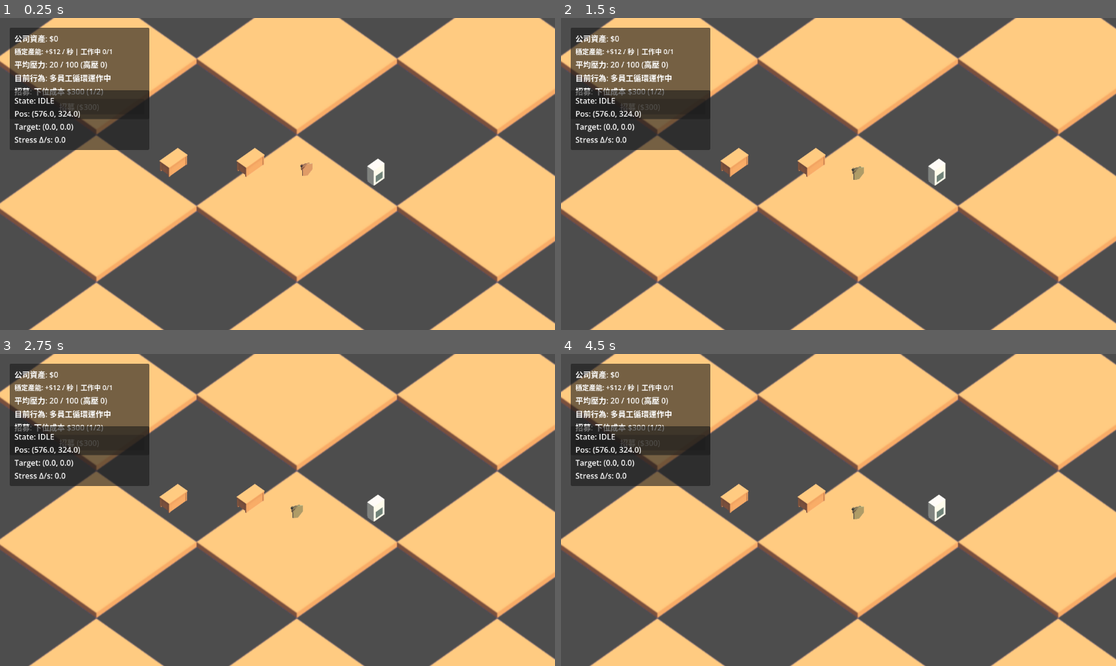
Above: before the commit, frames 1-4 (two rows, left to right).
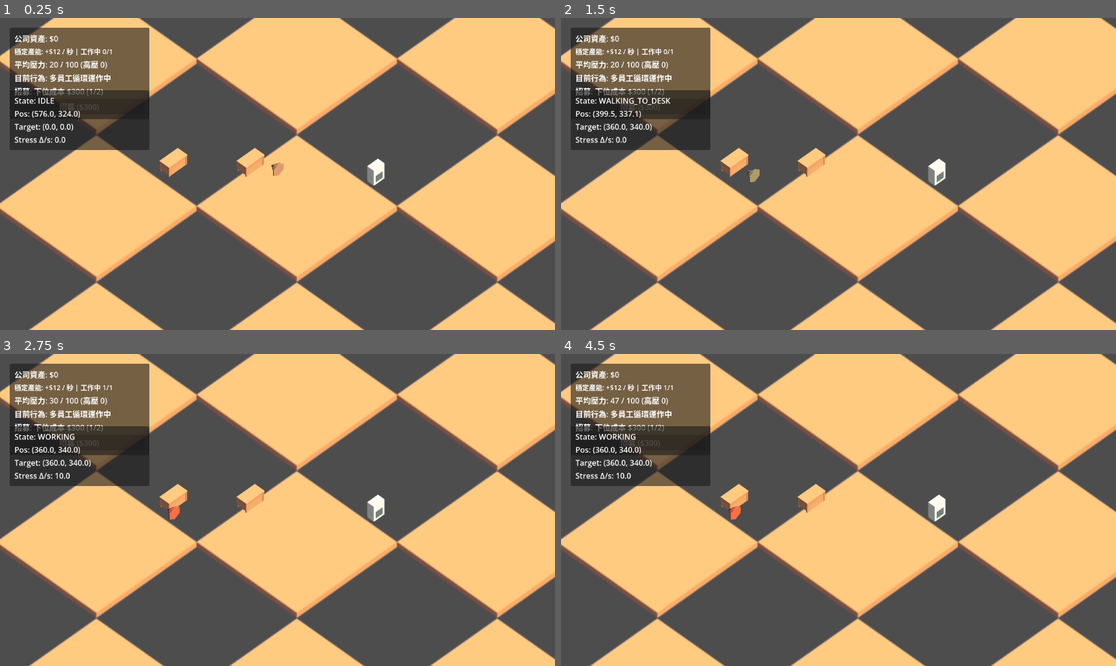
Above: after the commit, the same moments.

Repository: michaelchang-jpg/cs-tycoon
Game: Godot game, scene res://scenes/main.tscn
Same seed, same stepped clock (60 frames per second), same inputs: the game is played once before the commit and once after it.
Inputs:
- Up to frame 1 (0.25 s): no input
- Up to frame 2 (1.5 s): tap Enter at 0.5 s
- Up to frame 3 (2.75 s): tap Space at 2 s
- Up to frame 4 (4.5 s): tap Enter at 2.75, 4.25 s; tap Space at 3.5 s

The runs differ from the first frame. In frame 1, 0.1% of the frame differs, in the area x 48-57%, y 46-51%; in frame 2, 0.5%; in frame 3, 0.4%; in frame 4, 0.5%, in the area x 6-55%, y 10-54%.

Commit message:
fix: stabilize employee init and remove invalid texture UIDs
- remove sort_custom step in employee collection to avoid init interruption
- guard active count when employee pool is empty
- drop stale texture uid fields in main.tscn to clear load warnings

Co-Authored-By: Dorothy <dorothy@openclaw.ai>

Diff:
--- a/scripts/game_manager.gd
+++ b/scripts/game_manager.gd
@@ -43,10 +43,11 @@
 		if child is Employee:
 			employee_pool.append(child)
 
-	employee_pool.sort_custom(func(a: Employee, b: Employee) -> bool:
-		return a.name < b.name
-	)
-	active_employee_count = int(clamp(active_employee_count, 1, employee_pool.size()))
+	# 保持原場景節點順序，避免 sort_custom callable 在不同設定下造成初始化中斷
+	if employee_pool.is_empty():
+		active_employee_count = 0
+	else:
+		active_employee_count = int(clamp(active_employee_count, 1, employee_pool.size()))
 	_rebuild_active_employees()
 
 func _setup_employees() -> void:
Not shown: 1 places in scenes/main.tscn that only renumber resources
